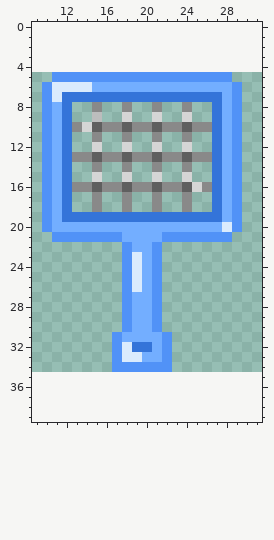
Pixel-art sprite -- assets/Fly-swat.png. Above is the file before it was changed.
The file is 30x30 pixels. Colours within 5 levels of each other are drawn and written as one. Shown: x 9..31, y 0..39. The old version is drawn lined up with the new one, on the new canvas.
New version:
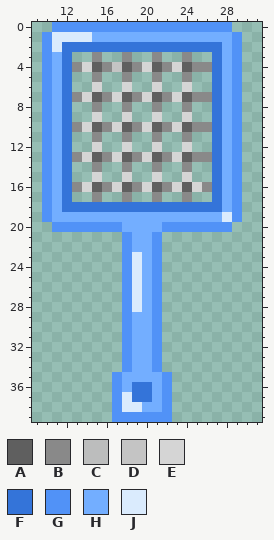
Palette (. is transparent): A #5f5f5f  B #898989  C #bcbdbd  D #c4c4c4  E #d5d5d5  F #3474d9  G #5192f7  H #73aeff  J #daebfd
Diff:
canvas 30x30 -> 40x40, the old top-left corner now at 5,5
y 0: x 11..28 .................. -> GGGGGGGGGGGGGGGGGG
y 1: x 10..29 .................... -> GJJJJHHHHHHHHHHHHHHG
y 2: x 10..29 .................... -> GJFFFFFFFFFFFFFFFFHG
y 3: x 10..12 ... -> GHF; x 15 . -> B; x 18 . -> B; x 21 . -> B; x 24 . -> B; x 27..29 ... -> FHG
y 4: x 10..29 .................... -> GHFBEABDABEABEABBFHG
y 5: x 10..29 .GGGGGGGGGGGGGGGGGG. -> GHF..B..B..B..B..FHG
y 6: x 11..27 JJJJHHHHHHHHHHHHH -> HF..E..E..E..E..F
y 7: x 11 J -> H; x 13..26 FFFFFFFFFFFFFF -> BEABEABEABEABB
y 9: x 15 C -> E
y 10: x 17 B -> E; x 20 B -> E; x 23 B -> E
y 13: x 14 B -> E; x 17 B -> E; x 20 B -> E; x 23 B -> E
y 16: x 14 B -> E; x 17 B -> E; x 20 B -> E; x 23 B -> E
y 18: x 13..26 ..B..B..B..B.. -> FFFFFFFFFFFFFF
y 19: x 12..28 FFFFFFFFFFFFFFFFH -> HHHHHHHHHHHHHHHHJ
y 20: x 10..17 GHHHHHHH -> .GGGGGGG; x 22..29 HHHHHHJG -> GGGGGGG.
y 21: x 11..18 GGGGGGGH -> .......G; x 21..28 HGGGGGGG -> G.......
y 27..28: x 19 H -> J
y 31: x 17..18 GH -> .G; x 21..22 HG -> G.
y 32: x 17..22 GJFFHG -> .GHHG.
y 33: x 17..19 GJJ -> .GH; x 21..22 HG -> G.
y 34: x 17 G -> .; x 19..20 GG -> HH; x 22 G -> .
y 35: x 17..22 ...... -> GHHHHG
y 36: x 17..22 ...... -> GHFFHG
y 37: x 17..22 ...... -> GJFFHG
y 38: x 17..22 ...... -> GJJHHG
y 39: x 17..22 ...... -> GGGGGG
Changed places in both pictures, as pixel boxes (x1, y1, x2, y2):
changed: (42, 22, 242, 242)
changed: (112, 292, 172, 422)
